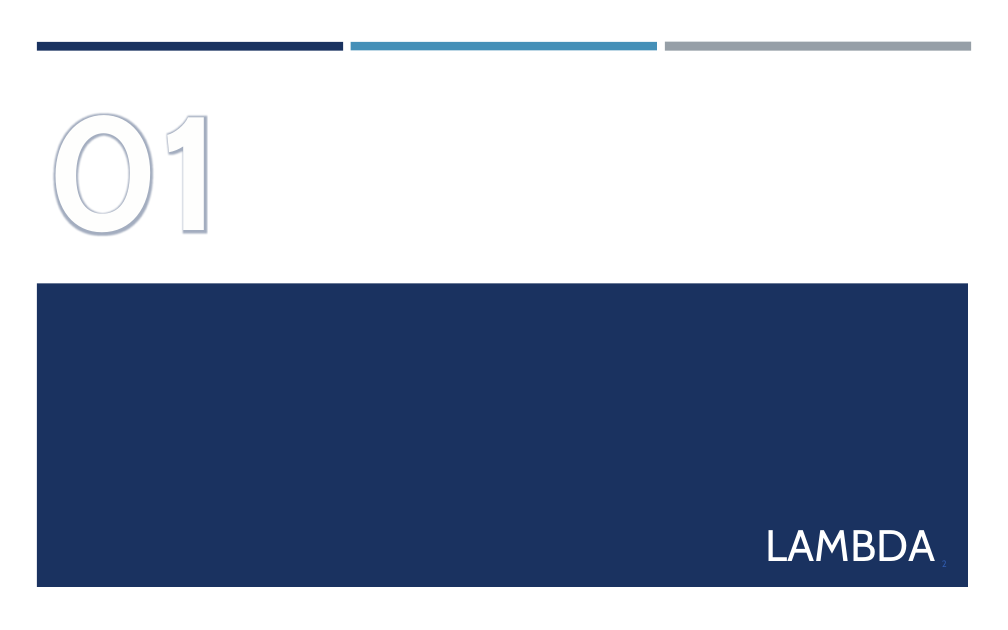
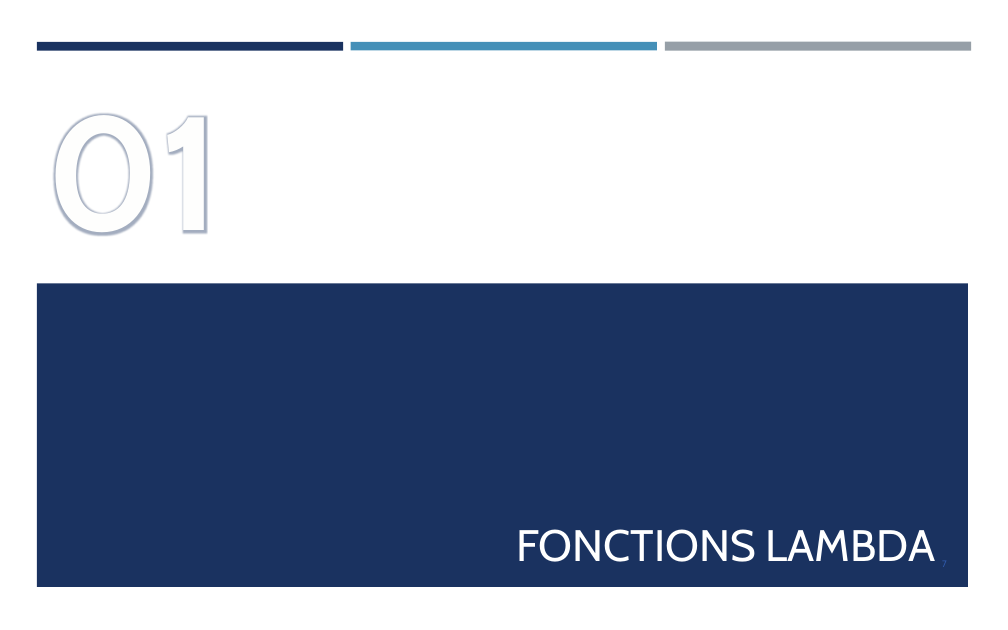
Before and after one commit to franckginguene/cpp_scalian, a slide deck: slide 7 of diapos/CPP_matin.pptx (slide 2 before the commit). Drawn at 1008x630 pixels with LibreOffice and Linux fonts; fonts in the diff are those of the drawing. Boxes give left, top, right and bottom in pixels: in the first picture for what was removed or moved away, otherwise in the second. Text is boxed around its words. In the diff, an @@ line names an element or a change of style, - is before the commit and + after.

Commit message:
lambdas

```diff
--- a/diapos/CPP_matin.pptx
+++ b/diapos/CPP_matin.pptx
@@ title at (516,529,936,562): text changed @@
-LAMBDA
+FONCTIONS LAMBDA
```
Also in this commit, not shown: 2 other slides changed, 24 slides added, 6 slides removed, 1 other file.
